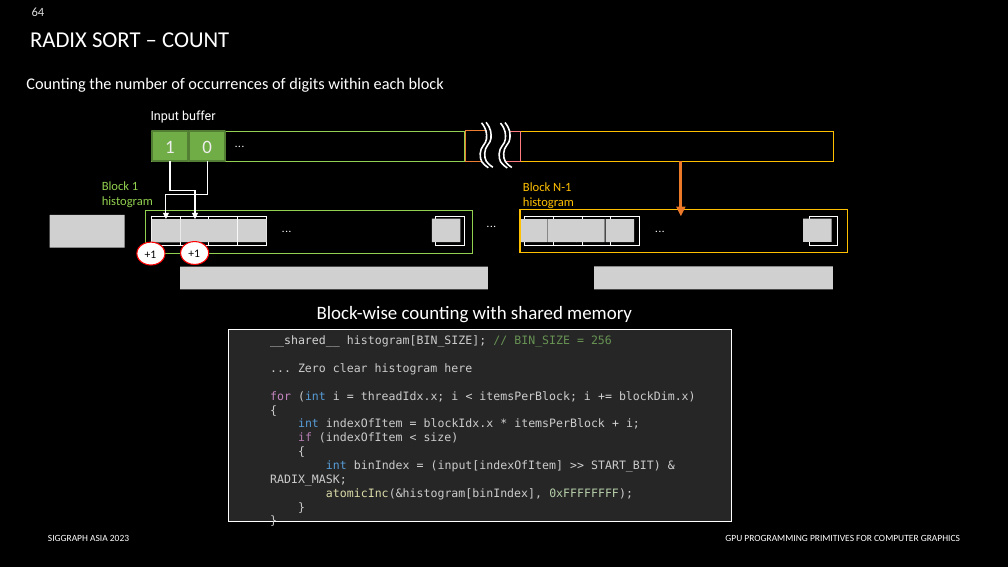
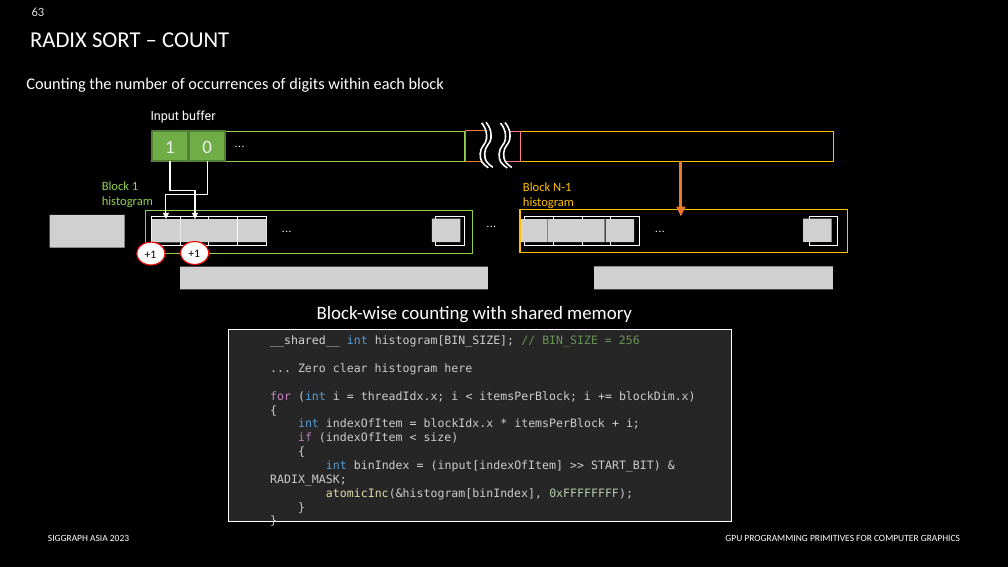
Before and after one commit to gpu-primitives-course/gpu-primitives-course.github.io, a slide deck: slide 63 of content/sa-course-slides.pptx (slide 64 before the commit). Drawn at 1008x567 pixels with LibreOffice and Linux fonts; fonts in the diff are those of the drawing; grey boxes stand for pictures; background and template pictures are left out. Boxes give left, top, right and bottom in pixels: in the first picture for what was removed or moved away, otherwise in the second. Text is boxed around its words. In the diff, an @@ line names an element or a change of style, - is before the commit and + after.

```diff
--- a/content/sa-course-slides.pptx
+++ b/content/sa-course-slides.pptx
@@ page number at [32, 7, 45, 16]: text changed @@
-64
+63
@@ text in rectangle at [270, 335, 640, 347]: text changed @@
-  __shared__ histogram[BIN_SIZE]; // BIN_SIZE = 256
+  __shared__ int histogram[BIN_SIZE]; // BIN_SIZE = 256
```
Also in this commit, not shown: 7 other slides changed, 1 slide removed, 3 other files.
